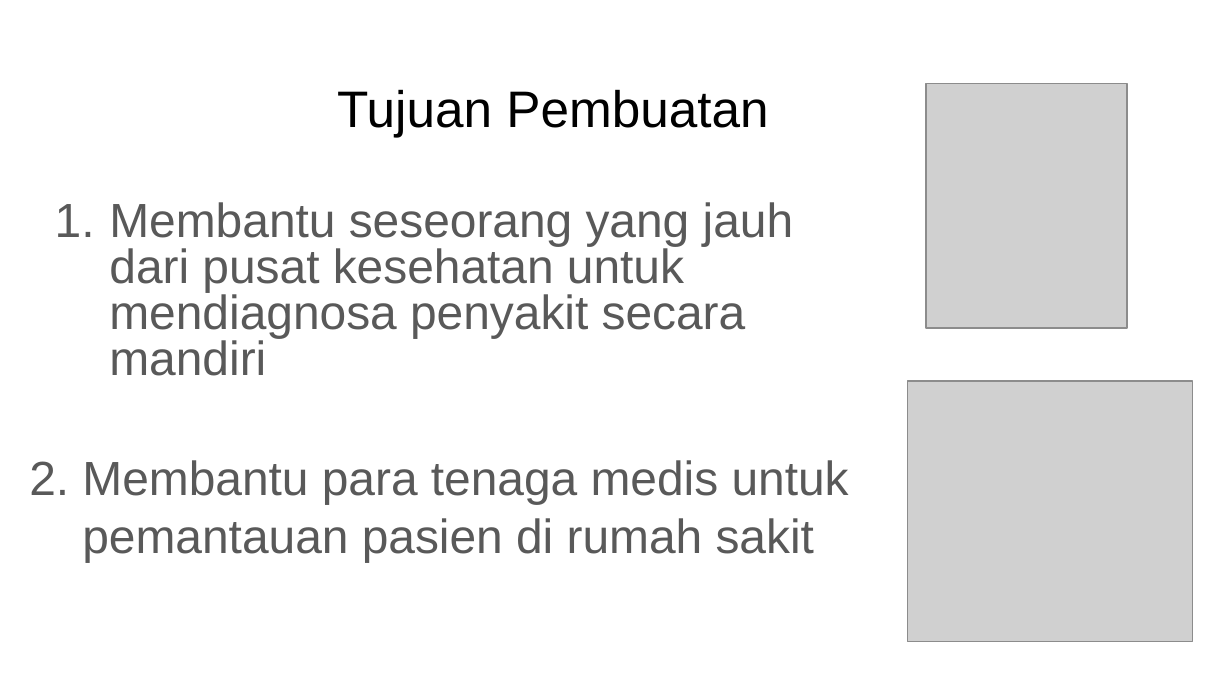
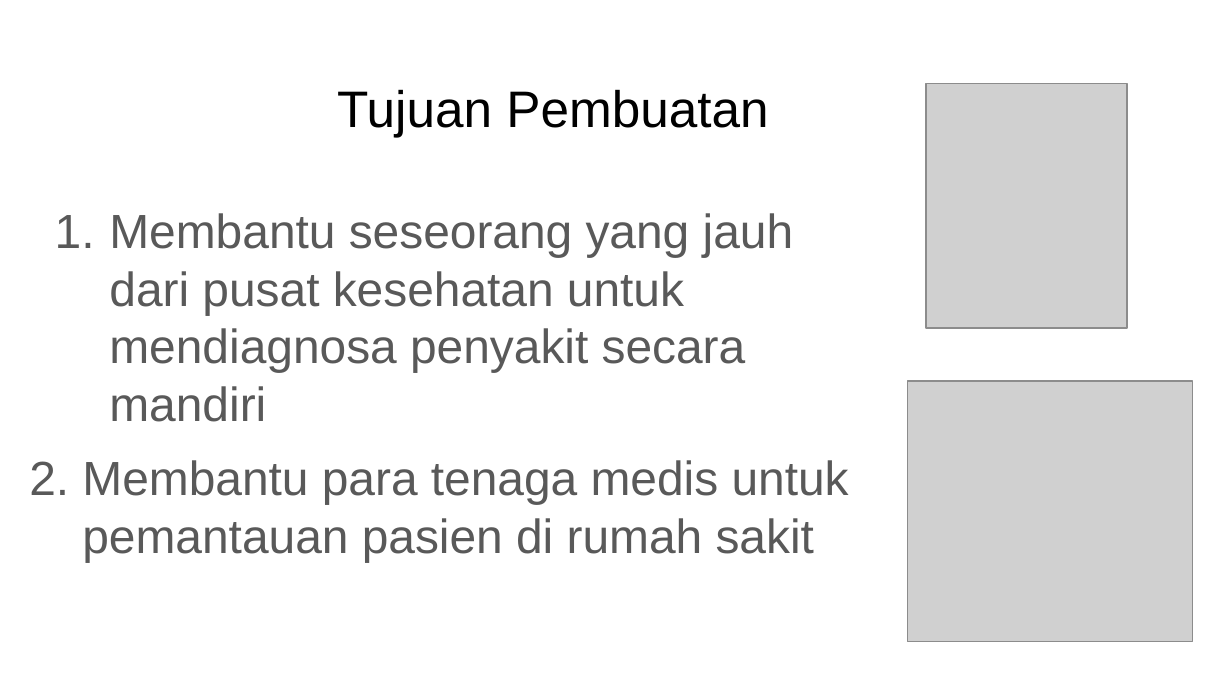
Before and after one commit to MuhammadNauvalDwiAfandi/DiagnosisByTouch, a slide deck: slide 2 of Design/Product Design - Kelompok 1 Pamekasan.pptx. Drawn at 1232x693 pixels with LibreOffice and Linux fonts; fonts in the diff are those of the drawing; grey boxes stand for pictures. Boxes give left, top, right and bottom in pixels: in the first picture for what was removed or moved away, otherwise in the second. Text is boxed around its words. In the diff, an @@ line names an element or a change of style, - is before the commit and + after.

```diff
--- a/Design/Product Design - Kelompok 1 Pamekasan.pptx
+++ b/Design/Product Design - Kelompok 1 Pamekasan.pptx
@@ subtitle "Membantu seseorang yang jauh dari ..." at bbox=[109, 213, 794, 422]: line spacing 0.8 to 1 @@
```
Also in this commit, not shown: 2 other slides changed, 1 slide added, 1 slide removed, 6 other files.
